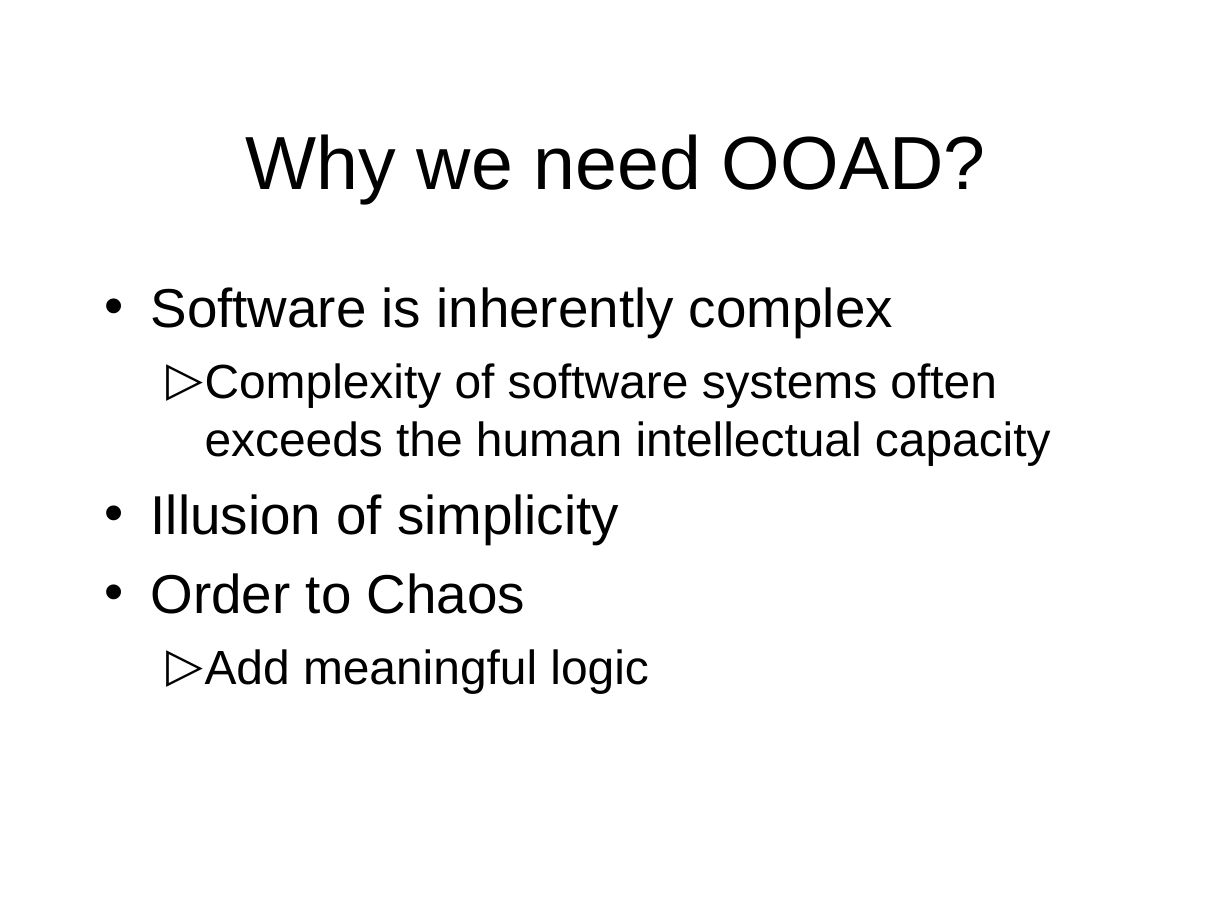
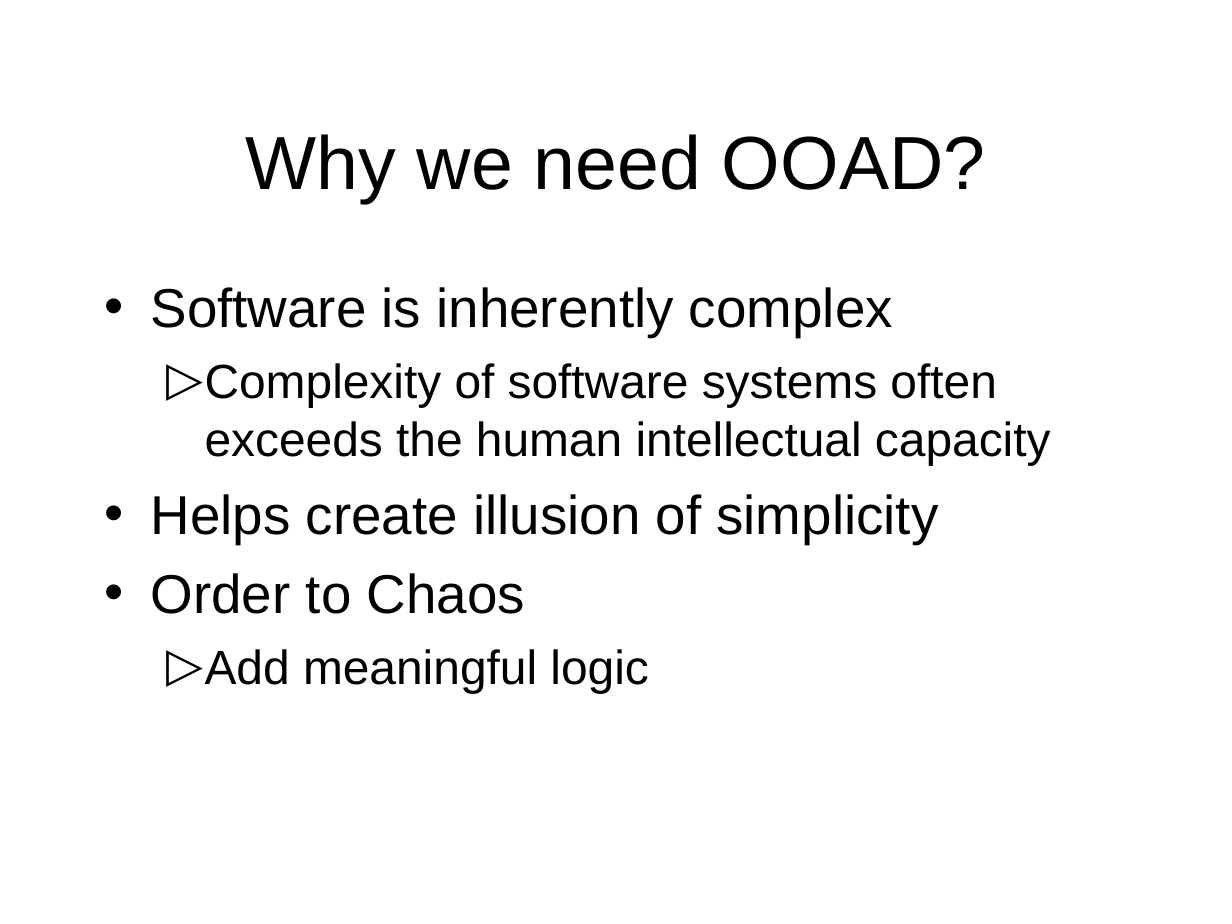
Before and after one commit to octaviordz/zjnu2017.github.io, a slide deck: slide 11 of OOAD/lectures/010--Introduction.ppt. Drawn at 1232x924 pixels with LibreOffice and Linux fonts; fonts in the diff are those of the drawing. Boxes give left, top, right and bottom in pixels: in the first picture for what was removed or moved away, otherwise in the second. Text is boxed around its words. In the diff, an @@ line names an element or a change of style, - is before the commit and + after.

```diff
--- a/OOAD/lectures/010--Introduction.ppt
+++ b/OOAD/lectures/010--Introduction.ppt
@@ text at bbox=[151, 494, 938, 544]: text changed @@
-• Illusion of simplicity
+• Helps create illusion of simplicity
```
Also in this commit, not shown: 1 other slide changed, 3 slides added, 1 other file.
